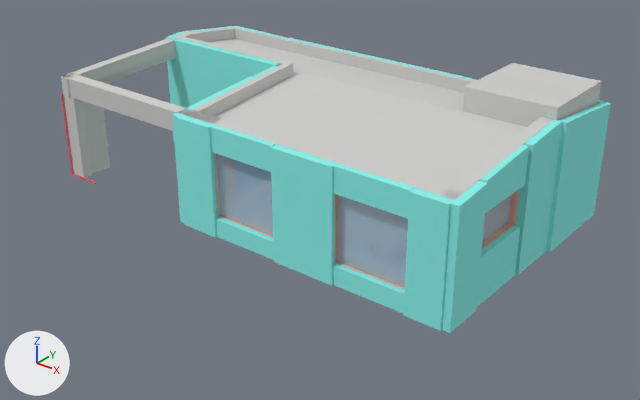
One commit to the glTF model m/HouseEM_AR_AT.glb: the scene before it, then after it.
One viewpoint serves both versions: a 50 mm lens placed at (19.67, -13.49, 10.25), pointed at (6.97, 2.37, 0.41). Arrows for +X, +Y and +Z are at lower left; the lights stay in place. The older version comes first. Where no turn or scale is listed for an object, it has been applied to the vertices.

Objects in the first picture: 'AT-EO04', 'AT-EO05', 'AT-ET01', 'AT-ET02', 'AT-ET07', 'AT-ET08', 'AT-ET09', 'AT-ET10', 'AT-ET13', 'RF-LIFT-TOP', 'RF-PARAPET02', 'RF-SLAB' and 29 more.
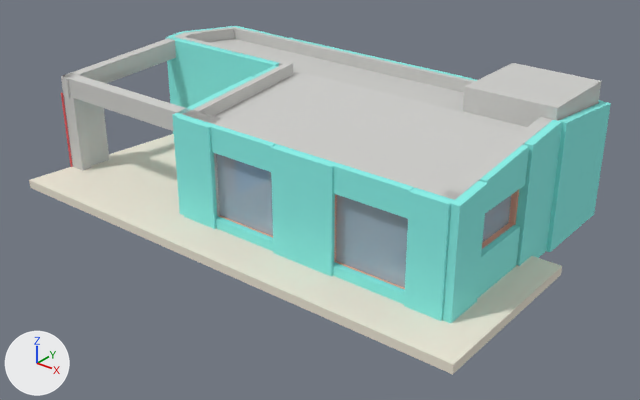
Changed parts and their boxes [x1, y1, x2, y2] in the pictures (640 x 400 px):
'AT-FF01', added (pale yellow): after [29, 134, 562, 375]

The change in detail:
Material 'HOUSE|AT|Fill|84' (mat_house_at_fill_84) is new.
Its base color is (0.859, 0.8, 0.678) (pale yellow #eee7d7).
Its roughness is 0.9.
Mesh me_at_ff01 is new.
It has 520 vertices, 1056 faces and spans x -0.19..13.1, y -1.3..6.91, z 0.0..0.23.
It uses material mat_house_at_fill_84 (pale yellow #eee7d7).
Object 'AT-FF01' (ob_at_ff01) is new; it shows me_at_ff01.
Its location is (0.0, 0.0, 0.0).
